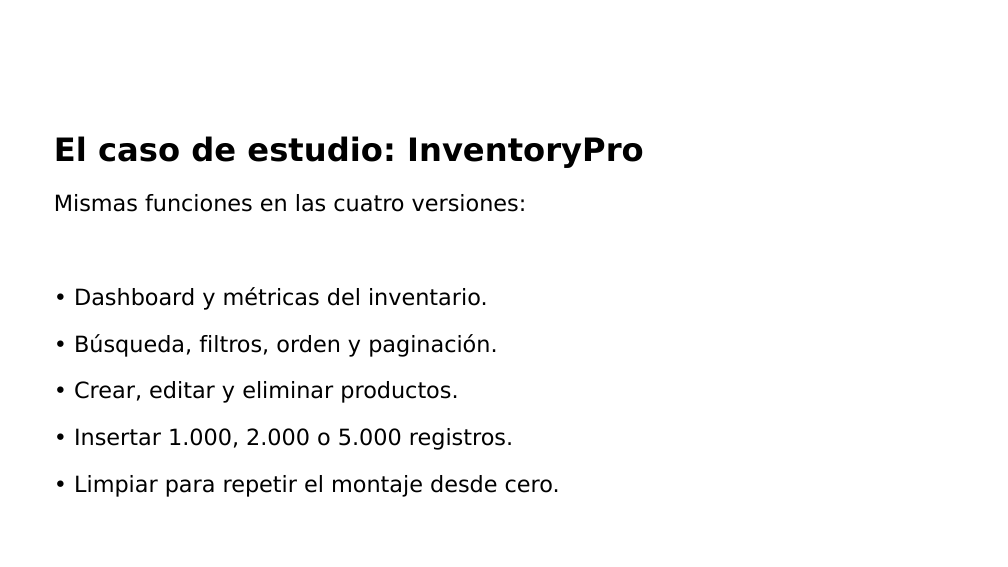
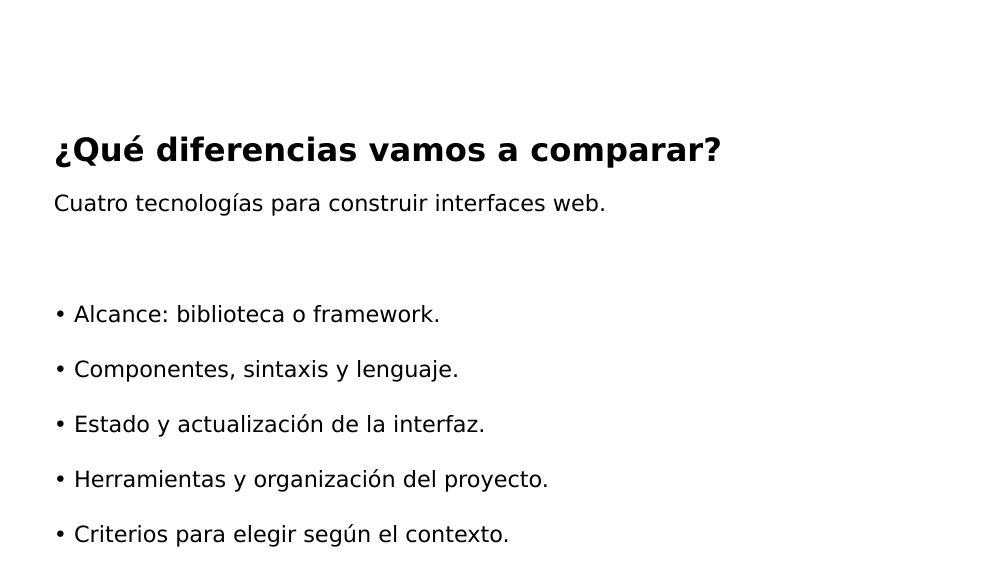
Before and after one commit to angelloaroni/ArquiSoftIndividual, a slide deck: slide 2 of presentacion/Comparativa_Frontend_InventoryPro.pptx. Drawn at 1008x567 pixels with LibreOffice and Linux fonts; fonts in the diff are those of the drawing; background and template pictures are left out. Boxes give left, top, right and bottom in pixels: in the first picture for what was removed or moved away, otherwise in the second. Text is boxed around its words. In the diff, an @@ line names an element or a change of style, - is before the commit and + after.

Commit message:
Focus slides on framework differences and update presentation script

```diff
--- a/presentacion/Comparativa_Frontend_InventoryPro.pptx
+++ b/presentacion/Comparativa_Frontend_InventoryPro.pptx
@@ title at (x1=54, y1=135, x2=722, y2=168): text changed @@
-El caso de estudio: InventoryPro
+¿Qué diferencias vamos a comparar?
@@ text at (x1=54, y1=193, x2=606, y2=547): text changed @@
-Mismas funciones en las cuatro versiones:
-• Dashboard y métricas del inventario.
-• Búsqueda, filtros, orden y paginación.
-• Crear, editar y eliminar productos.
-• Insertar 1.000, 2.000 o 5.000 registros.
-• Limpiar para repetir el montaje desde cero.
+Cuatro tecnologías para construir interfaces web.
+• Alcance: biblioteca o framework.
+• Componentes, sintaxis y lenguaje.
+• Estado y actualización de la interfaz.
+• Herramientas y organización del proyecto.
+• Criterios para elegir según el contexto.
```
Also in this commit, not shown: 3 other slides changed, 3 slides added, 3 slides removed, 3 other files.
